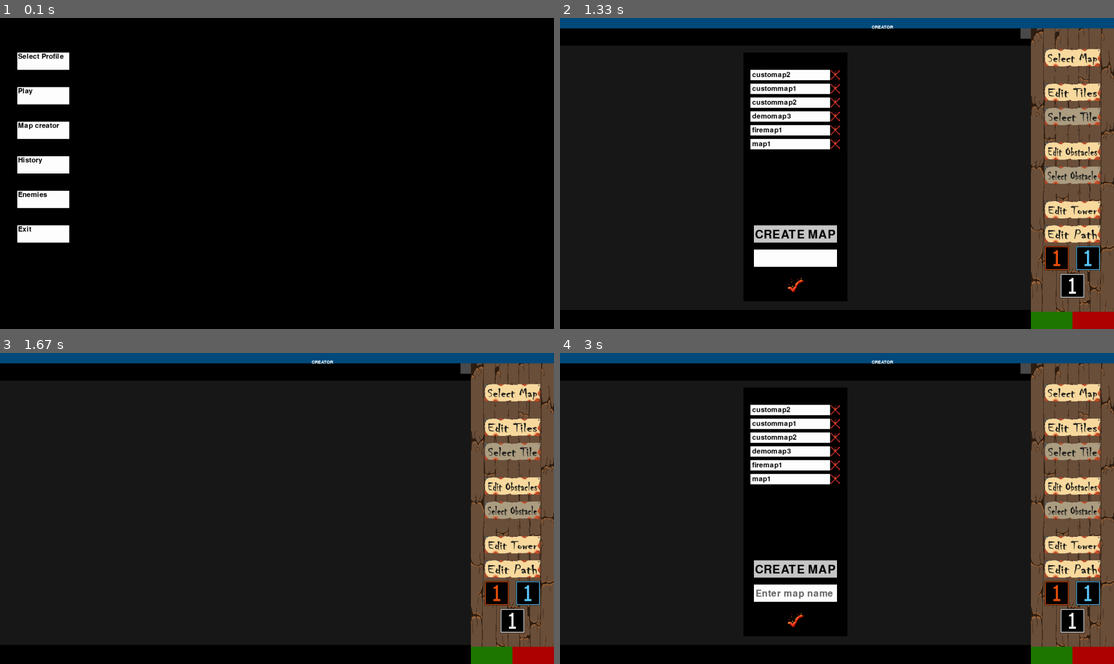
Above: before the commit, frames 1-4 (two rows, left to right).
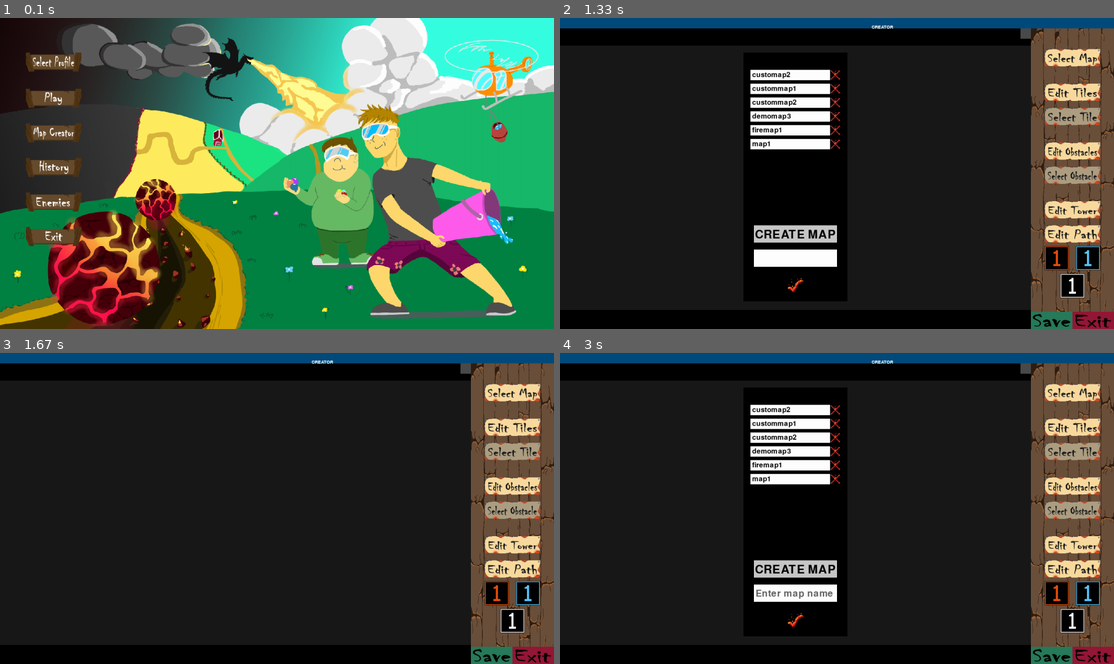
Above: after the commit, the same moments.

Repository: Markuss2b/td
Game: pygame game, started from main.py
The game is run twice, just before and just after one commit, with the same random seed, the same clock (stepped at 60 frames per second) and the same inputs.
Inputs (mouse positions are in pixels of both pictures, inside the frame that each line leads up to):
- Up to frame 1 (0.1 s): no input
- Up to frame 2 (1.33 s): click (604, 129) at 0.38 s, where only the run before the commit has a clickable "Map creator"; click (1069, 58) at 0.72 s; click "Enter map name" at 1.05 s
- Up to frame 3 (1.67 s): click (72, 477) at 1.38 s
- Up to frame 4 (3 s): click (1069, 393) at 1.72 s; click (648, 583) at 2.05 s; click (1069, 393) at 2.95 s

The runs differ from the first frame. In frame 1, 98% of the frame differs, in the area x 0-100%, y 0-100%; in frame 2, 0.8%; in frame 3, 0.8%; in frame 4, 0.8%.

Commit message:
Buttons, main menu

Diff:
--- a/td_map_creator.py
+++ b/td_map_creator.py
@@ -164,8 +164,8 @@
 
             save_button = pygame.Rect(1360, 850, 120, 50)
             exit_button = pygame.Rect(1480, 850, 120, 50)
-            pygame.draw.rect(self.screen, (30, 120, 0), save_button)
-            pygame.draw.rect(self.screen, (175, 0, 0), exit_button)
+            draw_img_on_rect(self.screen, "images/UI/MapCreator/Buttons/BTN_Save.png", save_button.left, save_button.top, save_button.width, save_button.height)
+            draw_img_on_rect(self.screen, "images/UI/MapCreator/Buttons/BTN_Exit.png", exit_button.left, exit_button.top, exit_button.width, exit_button.height)
 
             select_map = pygame.Rect(1400, 90, 160, 50)
             draw_img_on_rect(self.screen, "images/UI/MapCreator/Buttons/Chiller/BTN_SelectMap_Unselected.png", select_map.left, select_map.top, select_map.width, select_map.height)
--- a/td_menu.py
+++ b/td_menu.py
@@ -66,15 +66,19 @@
                     self.create_new_profile()
                 elif self.load_select_map == True:
                     self.screen.fill((0,0,0))
+                    draw_img_on_rect(self.screen, "images/MainMenu.png", 0, 0, 1600, 900)
                     self.select_map_menu()
                 elif self.load_custom_map == True:
                     self.screen.fill((0,0,0))
+                    draw_img_on_rect(self.screen, "images/MainMenu.png", 0, 0, 1600, 900)
                     self.select_custom_made_maps()
                 elif self.load_premade_map == True:
                     self.screen.fill((0,0,0))
+                    draw_img_on_rect(self.screen, "images/MainMenu.png", 0, 0, 1600, 900)
                     self.select_premade_maps()
                 elif self.load_history == True:
                     self.screen.fill((0,0,0))
+                    draw_img_on_rect(self.screen, "images/MainMenu.png", 0, 0, 1600, 900)
                     self.history()
                 elif self.load_edit_enemies == True:
                     self.screen.fill((0,0,0))
@@ -84,34 +88,41 @@
                     self.edit_enemy()
                 else:
                     self.screen.fill((0,0,0))
+                    draw_img_on_rect(self.screen, "images/MainMenu.png", 0, 0, 1600, 900)
 
                     if self.selected_profile != None:
-                        draw_text(f'Hello {self.selected_profile.get_name()}', self.font, (255,255,255), self.screen, 55, 70)
-
-                    select_profile_button = pygame.Rect(50, 100, 150, 50)
-                    play_button = pygame.Rect(50, 200, 150, 50)
-                    map_creator_button = pygame.Rect(50, 300, 150, 50)
-                    history_button = pygame.Rect(50, 400, 150, 50)
-                    enemies_button = pygame.Rect(50, 500, 150, 50)
-                    exit_button = pygame.Rect(50, 600, 150, 50)
-
-                    pygame.draw.rect(self.screen, (255, 255, 255), select_profile_button)
-                    draw_text(f'Select Profile', self.font, (0,0,0), self.screen, select_profile_button.left + 2, select_profile_button.top + 2)
-
-                    pygame.draw.rect(self.screen, (255, 255, 255), play_button)
-                    draw_text(f'Play', self.font, (0,0,0), self.screen, play_button.left + 2, play_button.top + 2)
-
-                    pygame.draw.rect(self.screen, (255, 255, 255), map_creator_button)
-                    draw_text(f'Map creator', self.font, (0,0,0), self.screen, map_creator_button.left + 2, map_creator_button.top + 2)
-
-                    pygame.draw.rect(self.screen, (255, 255, 255), history_button)
-                    draw_text(f'History', self.font, (0,0,0), self.screen, history_button.left + 2, history_button.top + 2)
-
-                    pygame.draw.rect(self.screen, (255, 255, 255), enemies_button)
-                    draw_text(f'Enemies', self.font, (0,0,0), self.screen, enemies_button.left + 2, enemies_button.top + 2)
-
-                    pygame.draw.rect(self.screen, (255, 255, 255), exit_button)
-                    draw_text(f'Exit', self.font, (0,0,0), self.screen, exit_button.left + 2, exit_button.top + 2)
+                        draw_text(f'Hello {self.selected_profile.get_name()}', self.font, (255,255,255), self.screen, 80, 70)
+
+                    select_profile_button = pygame.Rect(75, 100, 160, 55)
+                    play_button = pygame.Rect(75, 205, 160, 55)
+                    map_creator_button = pygame.Rect(75, 305, 160, 55)
+                    history_button = pygame.Rect(75, 405, 160, 55)
+                    enemies_button = pygame.Rect(75, 505, 160, 55)
+                    exit_button = pygame.Rect(75, 605, 160, 55)
+
+                    draw_img_on_rect(self.screen, "images/UI/MainMenu/BTN_SelectProfile.png", select_profile_button.left, select_profile_button.top, select_profile_button.width, select_profile_button.height)
+                    # pygame.draw.rect(self.screen, (255, 255, 255), select_profile_button)
+                    # draw_text(f'Select Profile', self.font, (0,0,0), self.screen, select_profile_button.left + 2, select_profile_button.top + 2)
+
+                    draw_img_on_rect(self.screen, "images/UI/MainMenu/BTN_Play.png", play_button.left, play_button.top, play_button.width, play_button.height)
+                    # pygame.draw.rect(self.screen, (255, 255, 255), play_button)
+                    # draw_text(f'Play', self.font, (0,0,0), self.screen, play_button.left + 2, play_button.top + 2)
+
+                    draw_img_on_rect(self.screen, "images/UI/MainMenu/BTN_MapCreator.png", map_creator_button.left, map_creator_button.top, map_creator_button.width, map_creator_button.height)
+                    # pygame.draw.rect(self.screen, (255, 255, 255), map_creator_button)
+                    # draw_text(f'Map creator', self.font, (0,0,0), self.screen, map_creator_button.left + 2, map_creator_button.top + 2)
+
+                    draw_img_on_rect(self.screen, "images/UI/MainMenu/BTN_History.png", history_button.left, history_button.top, history_button.width, history_button.height)
+                    # pygame.draw.rect(self.screen, (255, 255, 255), history_button)
+                    # draw_text(f'History', self.font, (0,0,0), self.screen, history_button.left + 2, history_button.top + 2)
+
+                    draw_img_on_rect(self.screen, "images/UI/MainMenu/BTN_Enemies.png", enemies_button.left, enemies_button.top, enemies_button.width, enemies_button.height)
+                    # pygame.draw.rect(self.screen, (255, 255, 255), enemies_button)
+                    # draw_text(f'Enemies', self.font, (0,0,0), self.screen, enemies_button.left + 2, enemies_button.top + 2)
+
+                    draw_img_on_rect(self.screen, "images/UI/MainMenu/BTN_Exit.png", exit_button.left, exit_button.top, exit_button.width, exit_button.height)
+                    # pygame.draw.rect(self.screen, (255, 255, 255), exit_button)
+                    # draw_text(f'Exit', self.font, (0,0,0), self.screen, exit_button.left + 2, exit_button.top + 2)
 
                     if select_profile_button.collidepoint(self.mx, self.my):
                         if self.click:
Binary file added: images/MainMenu.png
Binary file added: images/UI/MainMenu/BTN_Enemies.png
Binary file added: images/UI/MainMenu/BTN_Exit.png
Binary file added: images/UI/MainMenu/BTN_History.png
Binary file added: images/UI/MainMenu/BTN_MapCreator.png
Binary file added: images/UI/MainMenu/BTN_Play.png
Binary file added: images/UI/MainMenu/BTN_SelectProfile.png
Binary file added: images/UI/MainMenu/MainMenu.png
Binary file added: images/UI/MapCreator/Buttons/BTN_Exit.png
Binary file added: images/UI/MapCreator/Buttons/BTN_Save.png
